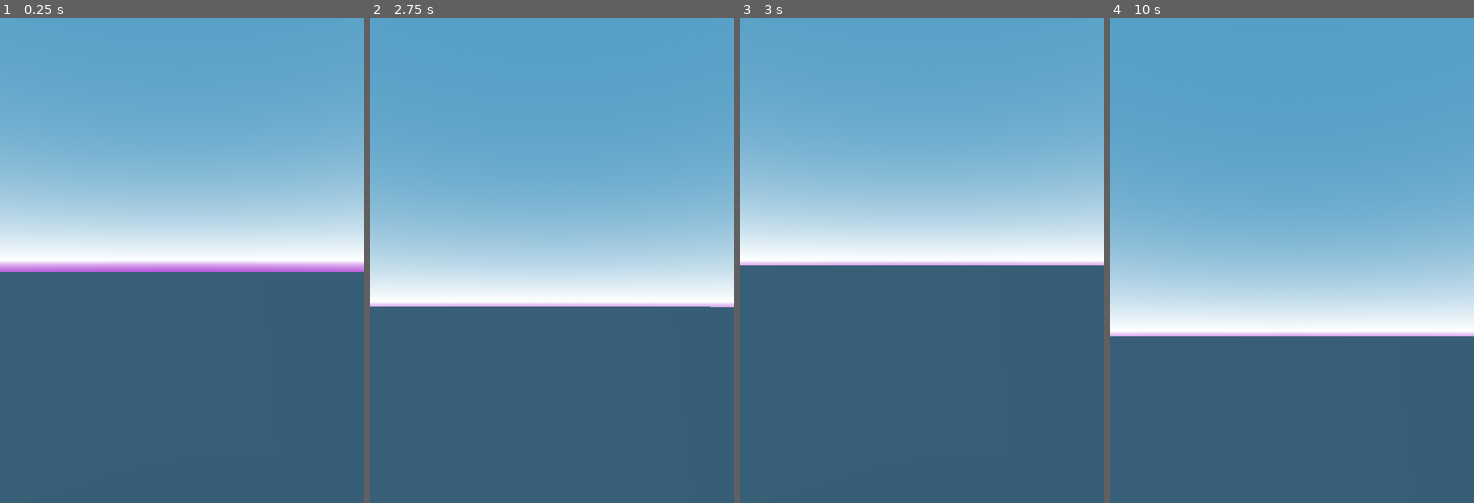
Above: before the commit, frames 1-4 (left to right).
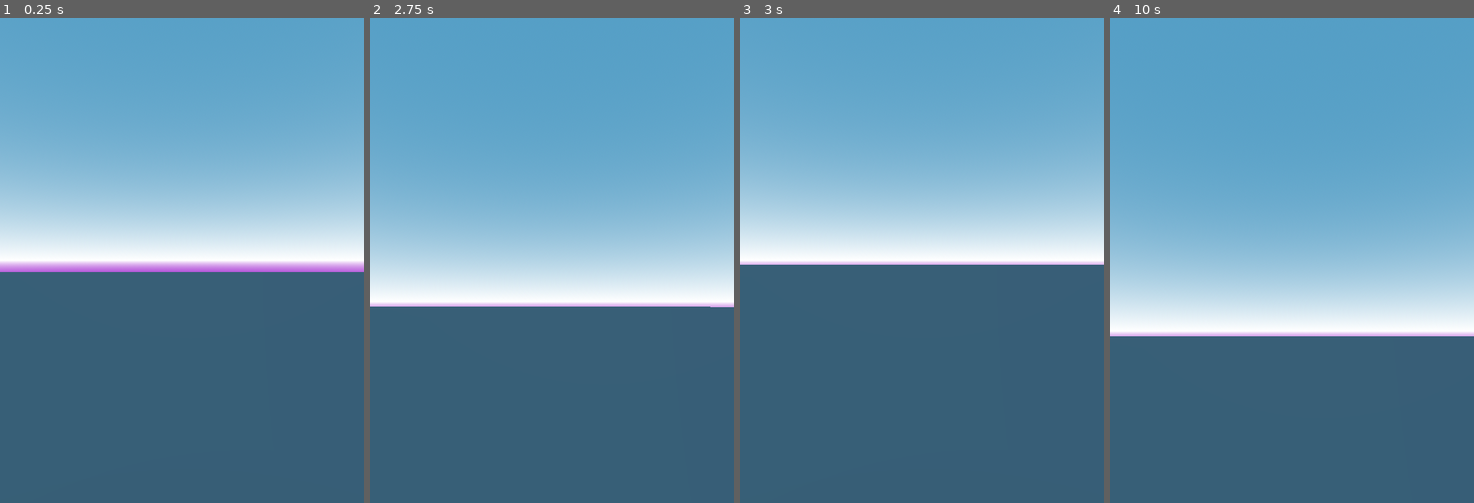
Above: after the commit, the same moments.

Repository: init-Sense/octant
Game: Godot game, scene res://scenes/octagon.tscn
Same seed, same stepped clock (60 frames per second), same inputs: the game is played once before the commit and once after it.
Inputs (mouse positions are in pixels of both pictures, inside the frame that each line leads up to):
- Up to frame 1 (0.25 s): no input
- Up to frame 2 (2.75 s): tap Enter at 0.5, 2 s; move the mouse to (548, 270) at 0.52 s; hold Q (debug_crouch_up) from 0.53 s (still down); click (548, 270) at 0.67 s; tap Space at 1.25 s; move the mouse to (581, 265) at 1.27 s; click (581, 265) at 1.42 s; move the mouse to (522, 255) at 2.02 s; click (522, 255) at 2.17 s
- Up to frame 3 (3 s): tap Space at 2.75 s; move the mouse to (925, 260) at 2.77 s; release Q (debug_crouch_up) at 2.78 s; hold E (debug_crouch_down) from 2.78 s (still down); click (925, 260) at 2.92 s
- Up to frame 4 (10 s): tap Enter at 3.5 s; move the mouse to (1277, 250) at 3.52 s; release E (debug_crouch_down) at 3.53 s; hold Q (debug_crouch_up) 3.53-8.78 s; click (1277, 250) at 3.67 s; tap Space at 4.25 s; move the mouse to (1310, 260) at 4.27 s; click (1310, 260) at 4.42 s; move the mouse to (1273, 260) at 5.02 s; click (1273, 260) at 5.17 s; move the mouse to (1299, 250) at 5.77 s; click (1299, 250) at 5.92 s; move the mouse to (1288, 270) at 6.52 s; click (1288, 270) at 6.67 s; move the mouse to (1321, 265) at 7.27 s; click (1321, 265) at 7.42 s; move the mouse to (1262, 255) at 8.02 s; click (1262, 255) at 8.17 s; move the mouse to (1295, 260) at 8.77 s; hold E (debug_crouch_down) 8.78-9.53 s; click (1295, 260) at 8.92 s; move the mouse to (1277, 250) at 9.52 s; hold Q (debug_crouch_up) from 9.53 s (still down); click (1277, 250) at 9.67 s

Frames 1-2 are identical in both runs. In frame 3, 0.1% of the frame differs, in the area x 0-100%, y 50-51%; in frame 4, less than 0.1%.

Commit message:
feat: Smooth interpolation in honor of AZAZELLO

Diff:
--- a/scripts/player/player_crouch.gd
+++ b/scripts/player/player_crouch.gd
@@ -6,10 +6,12 @@
 @onready var head: Node3D = $"../Head"
 @onready var player_camera: PlayerCamera3D = $"../Head/PlayerCamera3D"
 
-const CROUCH_STEPS = 50
-const CROUCH_AMOUNT = 0.8
+const CROUCH_STEPS = 10
+const CROUCH_AMOUNT = 0.9
+const CROUCH_SPEED = 6
 
 var current_crouch_step = 0
+var target_crouch_step = 0
 var initial_player_height = 0
 var initial_head_position = Vector3.ZERO
 
@@ -37,17 +39,17 @@
 	elif Input.is_action_just_pressed("debug_crouch_up"):
 		crouch_up()
 
+	if current_crouch_step != target_crouch_step:
+		current_crouch_step = move_toward(current_crouch_step, target_crouch_step, CROUCH_SPEED * delta * CROUCH_STEPS)
+		update_player_height()
+
 func crouch_down():
-	if current_crouch_step < CROUCH_STEPS:
-		current_crouch_step += 1
-		update_player_height()
-		print('Crouching down, step:', current_crouch_step)
+	target_crouch_step = min(target_crouch_step + 1, CROUCH_STEPS)
+	print('Crouching down, target step:', target_crouch_step)
 
 func crouch_up():
-	if current_crouch_step > 0:
-		current_crouch_step -= 1
-		update_player_height()
-		print('Standing up, step:', current_crouch_step)
+	target_crouch_step = max(target_crouch_step - 1, 0)
+	print('Standing up, target step:', target_crouch_step)
 
 func update_player_height():
 	var crouch_progress = float(current_crouch_step) / CROUCH_STEPS
@@ -55,5 +57,6 @@
 	var new_height = initial_player_height - height_change
 
 	player_collision.shape.height = new_height
+	head.position.y = initial_head_position.y - height_change
 
-	head.position.y = initial_head_position.y - height_change
+	player_body.move_and_slide()
